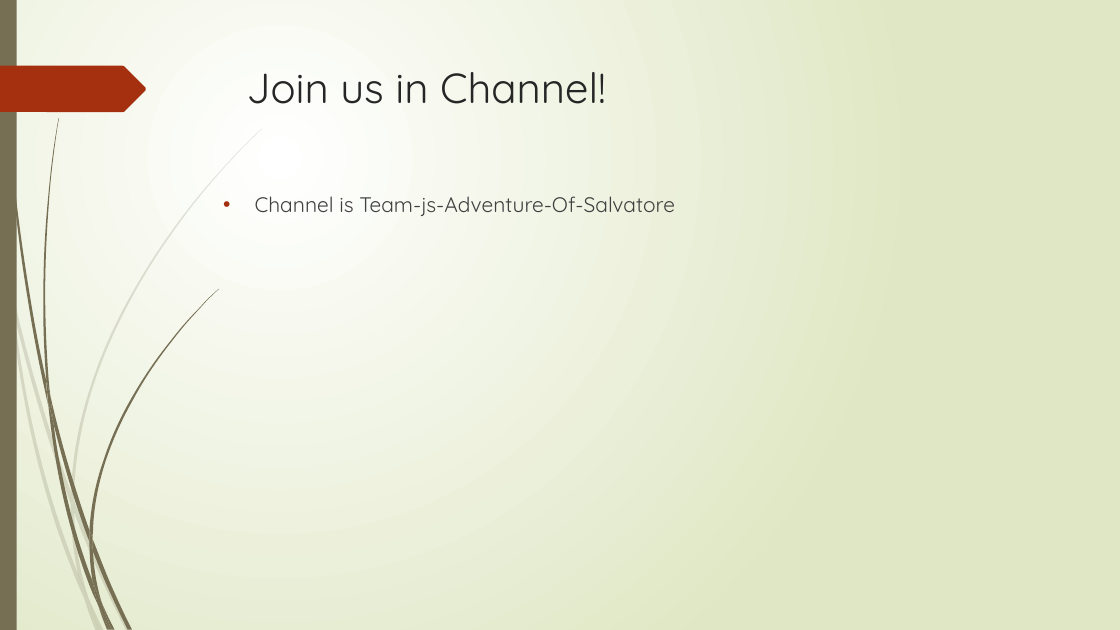
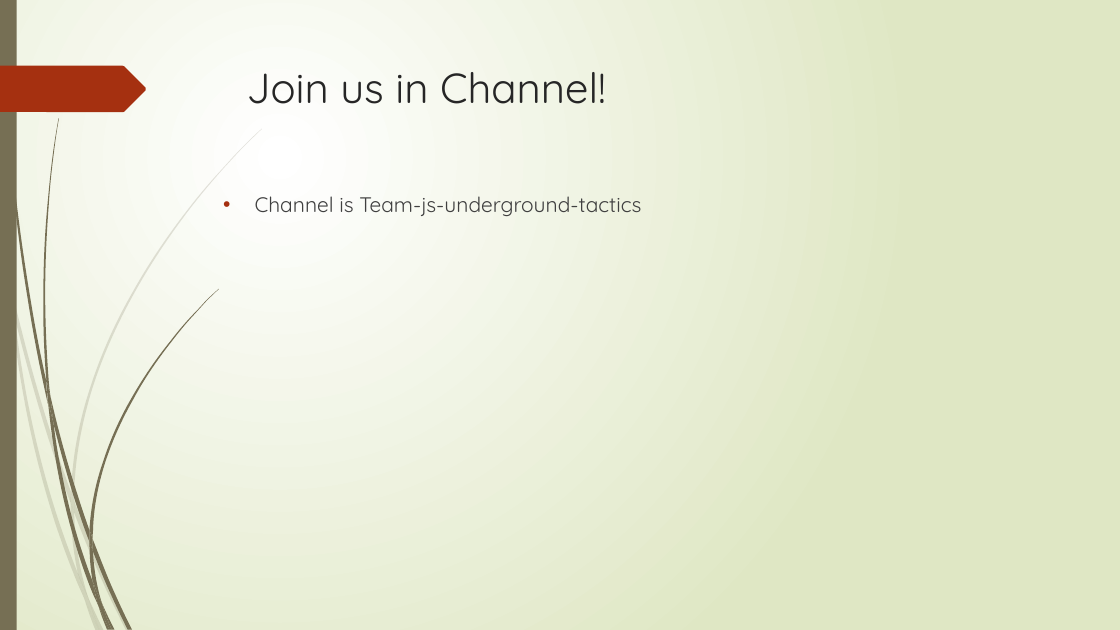
Before and after one commit to gamkedo-la/solo-practice-sandbox-js_only, a slide deck: slide 8 of vince_mckeown/DungeonExplorer/slides/pitch.pptx. Drawn at 1120x630 pixels with LibreOffice and Linux fonts; fonts in the diff are those of the drawing. Boxes give left, top, right and bottom in pixels: in the first picture for what was removed or moved away, otherwise in the second. Text is boxed around its words. In the diff, an @@ line names an element or a change of style, - is before the commit and + after.

```diff
--- a/vince_mckeown/DungeonExplorer/slides/pitch.pptx
+++ b/vince_mckeown/DungeonExplorer/slides/pitch.pptx
@@ text at bbox=[255, 196, 641, 216]: text changed @@
-• Channel is Team-js-Adventure-Of-Salvatore
+• Channel is Team-js-underground-tactics
```
Also in this commit, not shown: 5 other slides changed, 2 other files.
